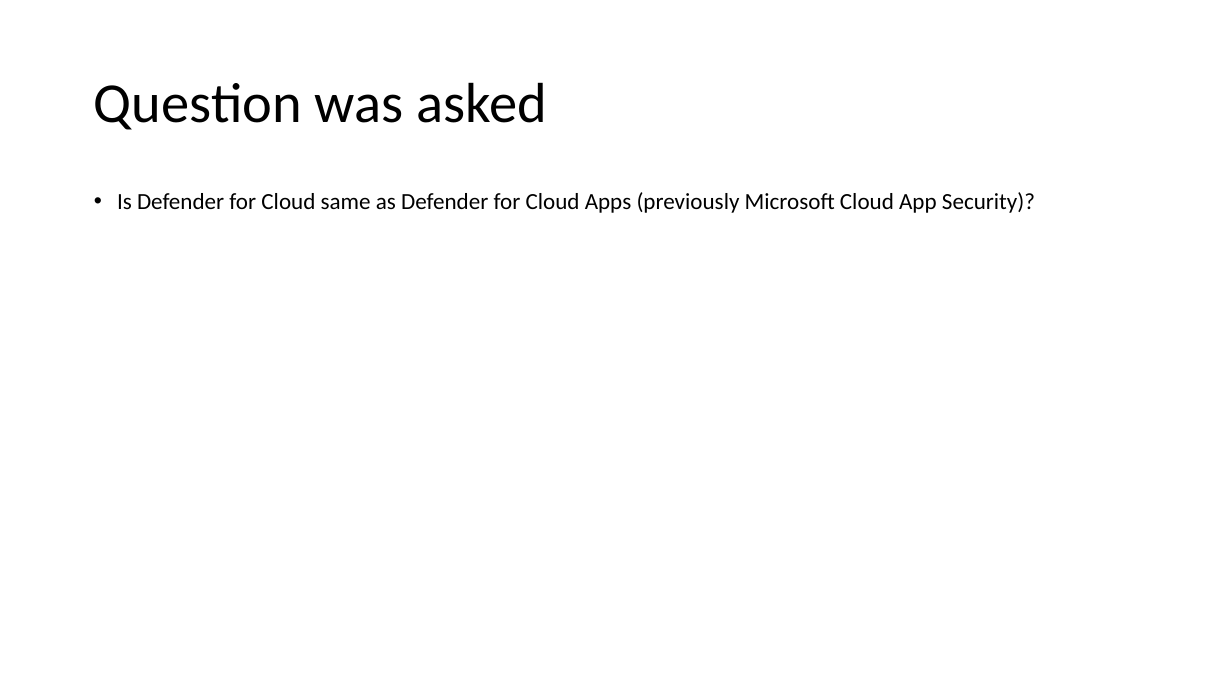
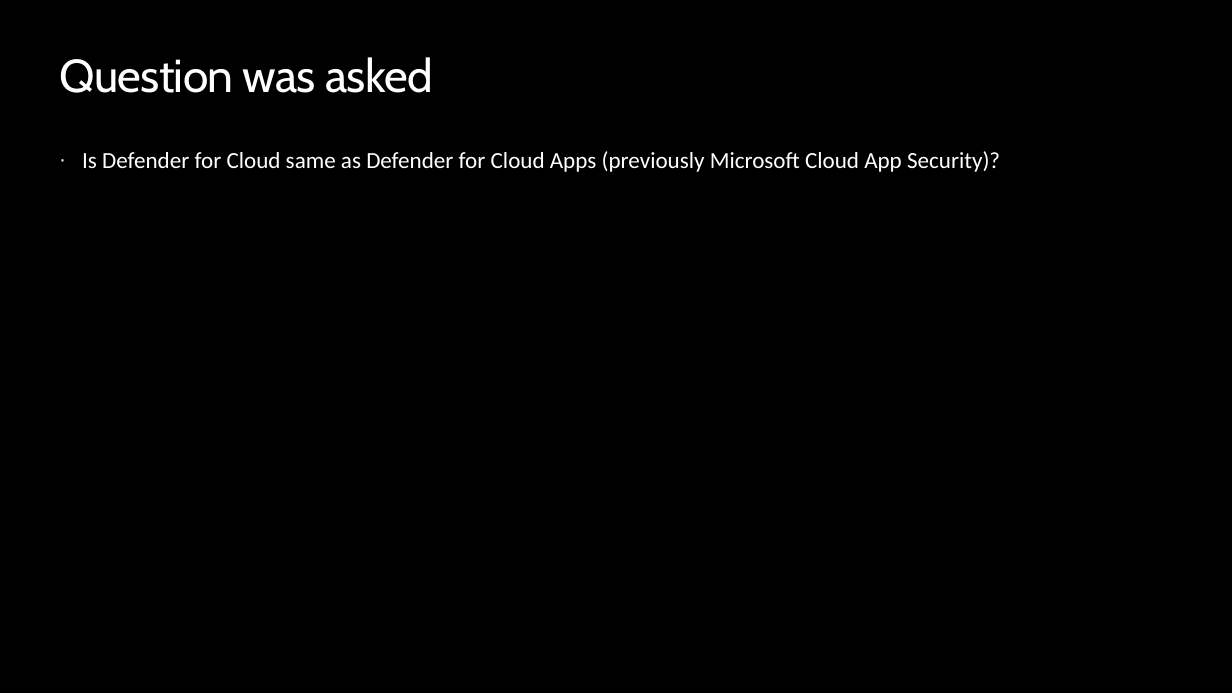
Before and after one commit to peterperov/MSFTCSA, a slide deck: slide 4 of 118-Microsoft Defender/MSFT Defender for X overview.pptx (slide 2 before the commit). Drawn at 1232x693 pixels with LibreOffice and Linux fonts; fonts in the diff are those of the drawing; background and template pictures are left out. Boxes give left, top, right and bottom in pixels: in the first picture for what was removed or moved away, otherwise in the second. Text is boxed around its words. In the diff, an @@ line names an element or a change of style, - is before the commit and + after.

```diff
--- a/118-Microsoft Defender/MSFT Defender for X overview.pptx
+++ b/118-Microsoft Defender/MSFT Defender for X overview.pptx
@@ background #FFFFFF to #000000 @@
@@ title "Question was asked": place and size @@
-title "Question was asked" at [94, 82, 547, 130]
+title "Question was asked" at [59, 57, 433, 93]
@@ title "Question was asked" at [59, 57, 433, 93]: size 44 to 36 pt, font Calibri to Cabin, text colour #000000 to #FFFFFF, letter spacing 0 to -0.5 pt; line spacing 0.9 to 1; vertical alignment middle to top @@
@@ text "Is Defender for Cloud same ...": place and size @@
-text "Is Defender for Cloud same ..." at [117, 192, 1035, 213]
+text "Is Defender for Cloud same ..." at [82, 151, 1000, 172]
@@ text "Is Defender for Cloud same ..." at [82, 151, 1000, 172]: text colour #000000 to #FFFFFF; bullet • to ·; line spacing 0.9 to 1; less space between paragraphs @@
```
Also in this commit, not shown: 10 other slides changed, 2 slides added, 1 other file.
